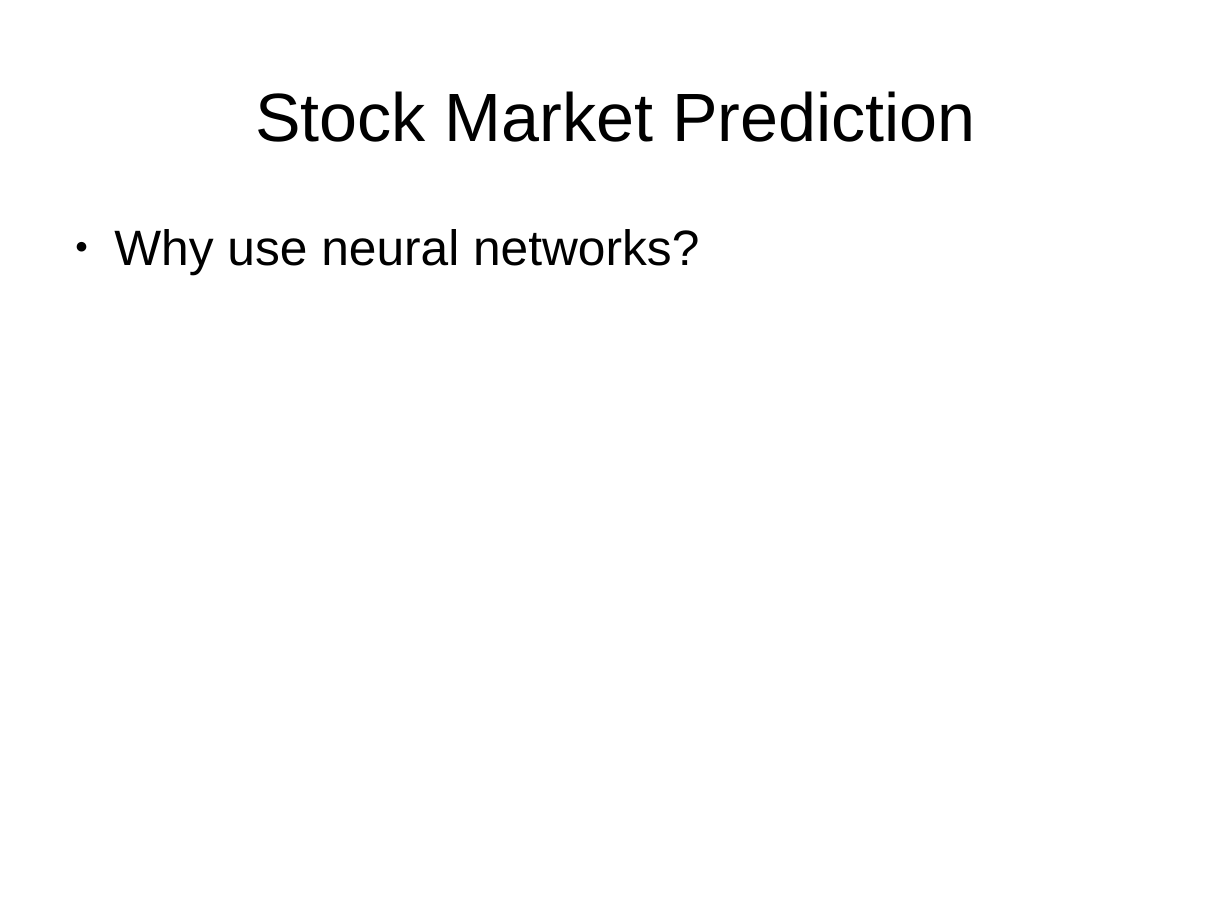
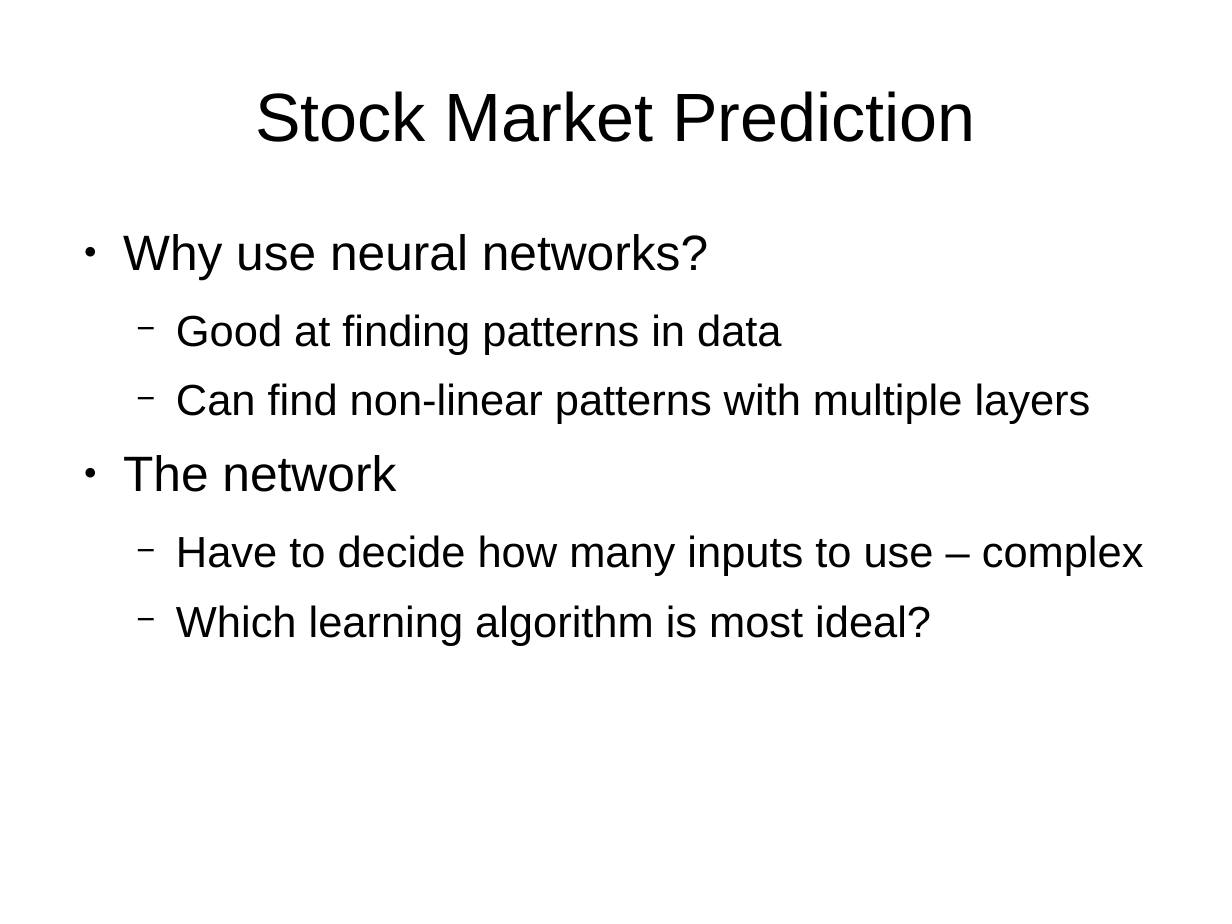
Before and after one commit to JaimeLennox/topicspresentation, a slide deck: slide 5 of presentation_applications.odp. Drawn at 1232x924 pixels with LibreOffice and Linux fonts; fonts in the diff are those of the drawing. Boxes give left, top, right and bottom in pixels: in the first picture for what was removed or moved away, otherwise in the second. Text is boxed around its words. In the diff, an @@ line names an element or a change of style, - is before the commit and + after.

```diff
--- a/presentation_applications.odp
+++ b/presentation_applications.odp
@@ text "Why use neural networks?": place and size @@
-text "Why use neural networks?" at (114, 229, 699, 275)
+text "Why use neural networks?" at (123, 234, 1144, 646)
@@ text at (123, 314, 1144, 646): paragraphs added @@
+  − Good at finding patterns in data
+  − Can find non-linear patterns with multiple layers
+● The network
+  − Have to decide how many inputs to use – complex
+  − Which learning algorithm is most ideal?
```
Also in this commit, not shown: 2 other files.
